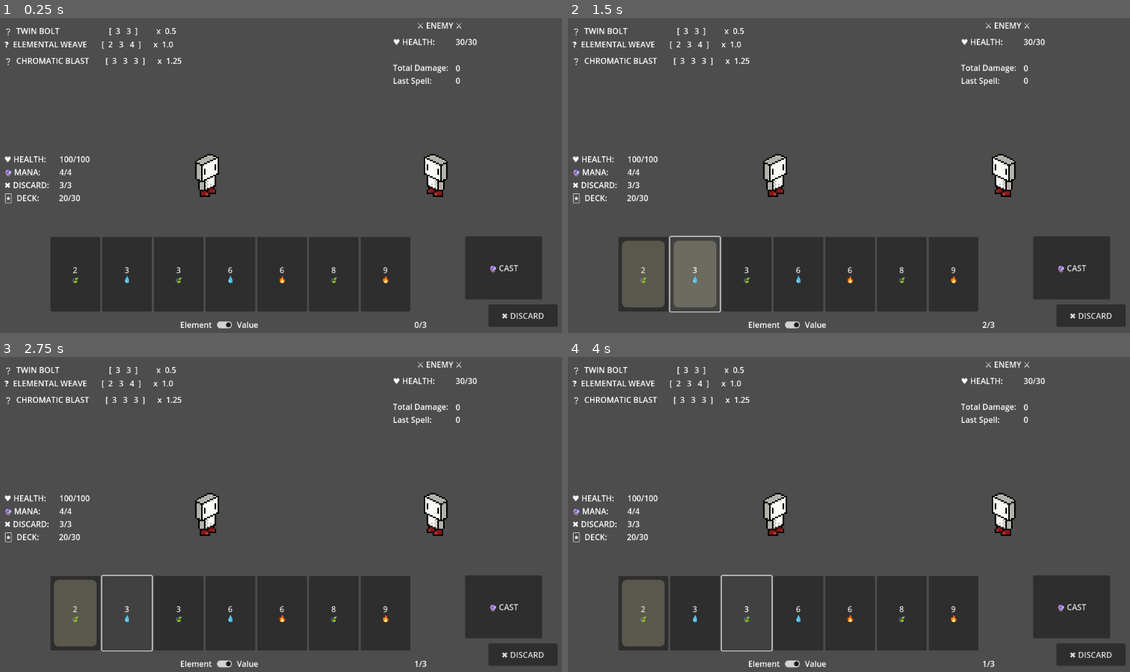
Above: before the commit, frames 1-4 (two rows, left to right).
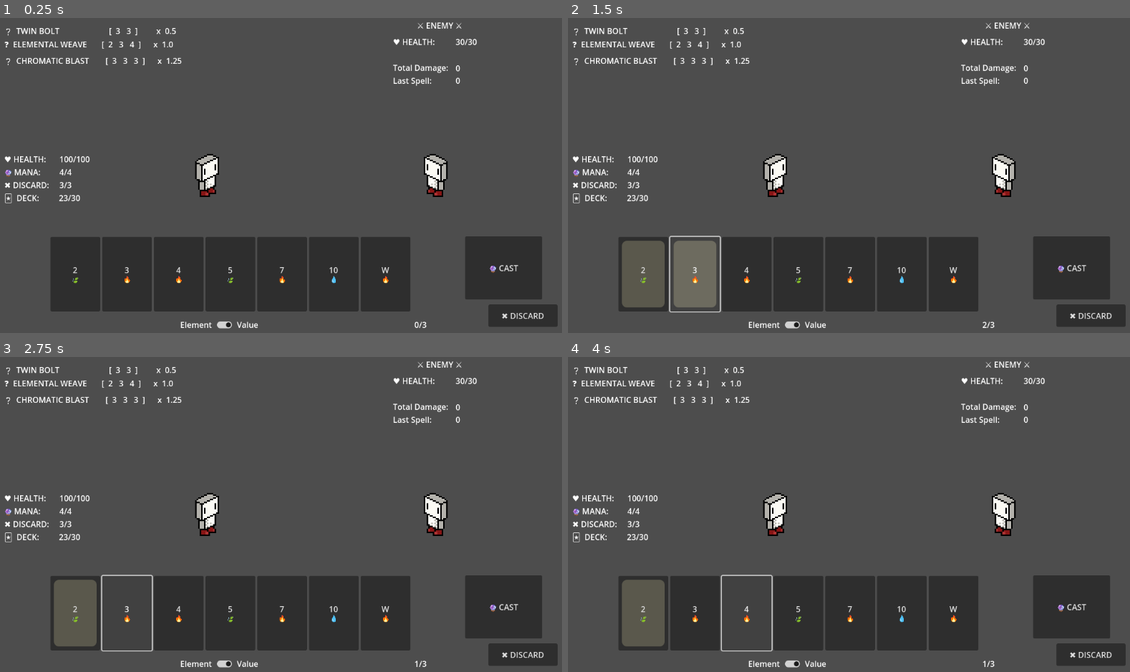
Above: after the commit, the same moments.

Repository: itsdotnickscott/wizard_card_game
Game: Godot game, scene res://scenes/battle.tscn
Two runs of this game, one before a commit and one after it. Both use one fixed random seed, a clock stepped at 60 frames per second and the inputs below.
Inputs (mouse positions are in pixels of both pictures, inside the frame that each line leads up to):
- Up to frame 1 (0.25 s): no input
- Up to frame 2 (1.5 s): click "2 🍃" at 0.5 s; click (697, 273) at 1.25 s, where only the run before the commit has a clickable "3 💧"
- Up to frame 3 (2.75 s): click (129, 612) at 2 s, where only the run after the commit has a clickable "3 🔥"
- Up to frame 4 (4 s): click (747, 612) at 2.75 s, where only the run before the commit has a clickable "3 🍃"; click (747, 612) at 3.5 s, where only the run after the commit has a clickable "4 🔥"

The runs differ from the first frame. In frame 1, 0.1% of the frame differs, in the area x 11-70%, y 56-85%; in frame 2, 0.1%; in frame 3, 0.1%; in frame 4, 0.1%.

Commit message:
implemented face card

Diff:
--- a/scenes/battle_ui.tscn
+++ b/scenes/battle_ui.tscn
@@ -60,7 +60,7 @@
 offset_top = 78.0
 offset_right = 178.0
 offset_bottom = 101.0
-text = "28/28"
+text = "30/30"
 
 [node name="EnemyStats" type="Label" parent="."]
 layout_mode = 0
--- a/scripts/battle.gd
+++ b/scripts/battle.gd
@@ -30,7 +30,7 @@
 func cast_action(selected_cards: Array[Card]) -> void:
 	player.cast_cards(selected_cards)
 
-	var dmg = player.calc_dmg(selected_cards)
+	var dmg := player.calc_dmg(selected_cards)
 	enemy.take_dmg(dmg)
 	total_dmg += dmg
 	battle_ui.update_enemy_stats(enemy, dmg, total_dmg)
--- a/scripts/card.gd
+++ b/scripts/card.gd
@@ -42,7 +42,8 @@
 
 ## Sets the text of the button to the value/element of the card.
 func _set_display() -> void:
-	button.text = str(value) + "\n"
+	button.text = str(value) if value != 11 else "W"
+	button.text += "\n"
 
 	match element:
 		Element.WILD:
--- a/scripts/player.gd
+++ b/scripts/player.gd
@@ -50,10 +50,10 @@
 ## Given an [Array] of [Card] objects, find the spell matching the selection and calculate its
 ## damage value.
 func calc_dmg(selected_cards: Array[Card]) -> float:
-	var base = 0.0
+	var base:= 0.0
 
 	# Check for valid spell in spellbook
-	var valid = valid_spells(selected_cards)
+	var valid := valid_spells(selected_cards)
 
 	for i in range(spellbook.size()):
 		if valid[i]:
@@ -107,7 +107,8 @@
 func valid_set(selected_cards: Array[Card]) -> bool:
 	for i in range(selected_cards.size() - 1):
 		if selected_cards[i].value != selected_cards[i + 1].value:
-			return false
+			if i == selected_cards.size() - 2 and selected_cards[0].value != 2:
+				return false
 
 	return true
 
@@ -115,6 +116,7 @@
 ## Returns [code][true][/code] if every [Card] in [param selected_cards] are in ascending
 ## [member Card.value].
 func valid_run(selected_cards: Array[Card]) -> bool:
+	# TODO: Implement face card (W)
 	for i in range(selected_cards.size() - 1):
 		if selected_cards[i].value != (selected_cards[i + 1].value - 1):
 			return false
@@ -157,7 +159,7 @@
 ## Draws the top [Card] of the [member Player.deck] to the [member Player.hand]. Returns
 ## the [Card] drawn.
 func draw_card_to_hand() -> Card:
-	var next = deck.pop_front()
+	var next: Card = deck.pop_front()
 
 	if next == null:
 		print("can't draw card, deck empty")
@@ -181,7 +183,7 @@
 ## Sorts [member Player.hand] by [member Card.value] if [param by_value] is [code]true[/code].
 ## Otherwise, it sorts it by [member Card.element]. Modifies the existing [Array].
 func sort_cards(cards: Array[Card], by_value: bool) -> void:
-	var asc_value = func (a: Card, b: Card) -> int:
+	var asc_value := func (a: Card, b: Card) -> int:
 		if by_value:
 			return a.value < b.value
 		else:
@@ -190,17 +192,18 @@
 	cards.sort_custom(asc_value)
 
 
-## Returns a 27-card_scene [Deck], with three of each value (2-10) split up evenly
-## among three different elements (fire, water, earth).
+## Returns a 30-card_scene [Deck], with three of each value (2-10), and a Face card (W)
+## split up evenly among three different elements (fire, water, earth).[br]
+## Face cards that are worth 11 damage and can be used in runs before 2 and after 10.
 func _create_base_deck() -> Array[Card]:
 	var new_deck: Array[Card] = []
 
-	var val: int = 2
-	var elem: int = 0
-
-	for i in range(9):
+	var val := 2
+	var elem := 0
+
+	for i in range(10):
 		for j in range(3):
-			var new_card = card_scene.instantiate()
+			var new_card: Card = card_scene.instantiate()
 			new_card.init(val, elem)
 			new_deck.append(new_card)
 			elem = (elem + 1)
@@ -213,9 +216,9 @@
 ## Returns three starting [Spell] objects, Twin Bolts (Set, 2 Cards, Any), Chromatic Weave
 ## (Run, 3 Cards, Match Any), and Elemental Blast (Set, 3 Cards, Any)).
 func _create_base_spellbook() -> Array[Spell]:
-	var bolt = Spell.new("Twin Bolt", Spell.ValCombo.SET, Spell.ElemCombo.ANY, 2, 0.5)
-	var weave = Spell.new("Elemental Weave", Spell.ValCombo.RUN, Spell.ElemCombo.MATCH_ANY, 3, 1.0)
-	var blast = Spell.new("Chromatic Blast", Spell.ValCombo.SET, Spell.ElemCombo.ANY, 3, 1.25)
+	var bolt := Spell.new("Twin Bolt", Spell.ValCombo.SET, Spell.ElemCombo.ANY, 2, 0.5)
+	var weave := Spell.new("Elemental Weave", Spell.ValCombo.RUN, Spell.ElemCombo.MATCH_ANY, 3, 1.0)
+	var blast := Spell.new("Chromatic Blast", Spell.ValCombo.SET, Spell.ElemCombo.ANY, 3, 1.25)
 
 	return [bolt, weave, blast]
 
@@ -241,4 +244,4 @@
 	deck = _create_base_deck()
 	max_deck_size = deck.size()
 	spellbook = _create_base_spellbook()
-	_spell_analysis()
+	#_spell_analysis()
--- /dev/null
+++ b/scripts/reward.gd
@@ -0,0 +1,88 @@
+class_name Reward extends Resource
+
+"""
+reward ideas
+
+tomes
+	- should be one of the main ones
+	- choose from different books to gain a random spell or spell upgrade
+
+magic dust
+	- currency
+	- saves between runs
+
+gold
+	- currency
+	- only for current run
+	- market sometimes shows up on the map
+
+fountain
+	- +1 mana or discard capacity
+
+
+
+relics
+	- grant passive effects for the rest of the run
+	- limited number of relics or infinite?
+
+arcane rune
+	- brand a rune onto a card for rest of run to provide a passive effect
+
+card enchantment
+	- like arcane rune but different categories/rarities
+
+tarot cards
+	- powerful one-time effect
+
+idols
+	- powerful passive (or active maybe?)
+	- but only one at a time
+
+medic
+	- heal
+
+trial
+	- fight another enemy for a stronger reward
+
+"""
+
+
+enum Type {
+	TOME,
+}
+
+
+var type: Type
+
+
+func _init(reward: Type) -> void:
+	type = reward
+
+
+func gain_reward() -> void:
+	pass
+
+	"""
+	ARCANE TOME
+		- Twin Bolt (Starting) (Set, Any, 2)
+			Lvl 1: 0.5 Multi
+
+		- Elemental Weave (Starting) (Run, Match Any, 3)
+			Lvl 1: 1.0 Multi
+
+		- Chromatic Blast (Starting) (Set, Any, 3)
+			Lvl 1: 1.25 Multi
+
+
+	FIRE TOME
+
+
+	WATER TOME
+
+
+	EARTH TOME
+
+
+	ANCIENT TOME
+
+	"""
